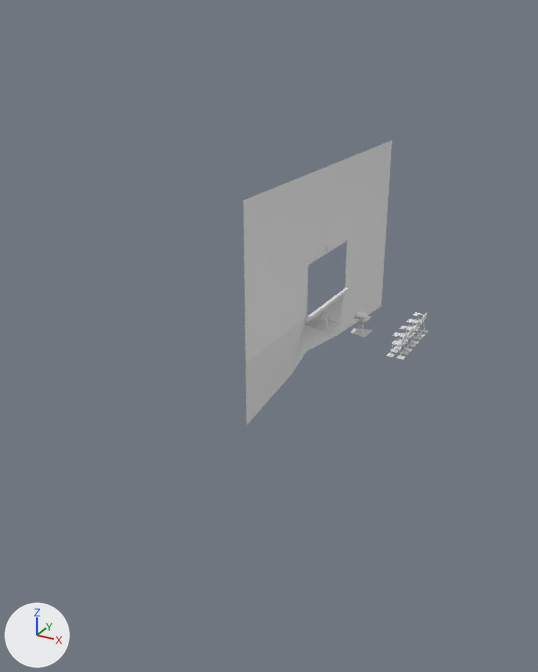
Two versions of the glTF model static/models/LearnAndDev.gltf, one commit apart.
Camera for both pictures: a camera (50 mm lens) standing at (4774.0, -10659.0, 4906.0) and looking at (-498.0, -1073.0, 113.0). Every picture has the same lights, and +X, +Y and +Z are marked at lower left. The first picture is the older version. Vertices at exactly the same position are counted once.

The first picture shows 'LearnAndDev'.
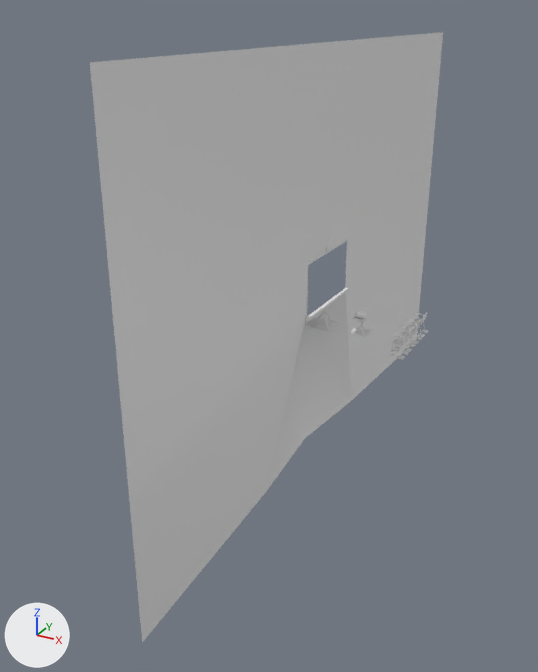
Changed parts and their boxes [x1, y1, x2, y2] in the pictures (538 x 672 px; the box of a moved part takes in the faces that stretch with it):
```json
{"object": "LearnAndDev", "change": "reshaped", "before": [243, 140, 428, 424], "after": [90, 32, 443, 642]}
{"part": 1, "of": "me_learnanddev", "change": "moved or reshaped", "before": [243, 140, 392, 424], "after": [90, 32, 443, 642]}
```

Scene script edits in JSON lines:
```json
{"block": "me_learnanddev", "where": "# used by ob_learnanddev; location = (0.0, 0.0, 0.0)"}
{"op": "remove", "block": "me_learnanddev", "code": "me_learnanddev.from_pydata(...)  # 6219 vertices, 11424 faces; spans x -432.0..1603.0, y -2672.0..2672.0, z -566.0..2699.0"}
{"op": "add", "block": "me_learnanddev", "code": "me_learnanddev.from_pydata(...)  # 6219 vertices, 11424 faces; spans x -432.0..1603.0, y -5284.0..5284.0, z -2339.0..4471.0"}
{"block": "me_learnanddev", "change": "me_learnanddev part 1"}
{"op": "set", "path": "me_learnanddev.vertices[1372].co", "old": "(14.0, 2672.0, 2699.0)", "new": "(14.0, 5284.0, 4471.0)", "note": "pixel (392, 140) -> pixel (443, 32)"}
{"op": "set", "path": "me_learnanddev.vertices[1373].co", "old": "(14.0, 8.0, 2699.0)", "new": "(14.0, 15.0, 4471.0)", "note": "pixel (331, 164) -> pixel (336, 41)"}
{"op": "set", "path": "me_learnanddev.vertices[1376].co", "old": "(14.0, 2672.0, 432.0)", "new": "(14.0, 5284.0, -256.0)", "note": "pixel (384, 258) -> pixel (423, 256)"}
{"op": "set", "path": "me_learnanddev.vertices[1377].co", "old": "(-169.0, -900.0, -566.0)", "new": "(-169.0, -1781.0, -2339.0)", "note": "pixel (291, 374) -> pixel (265, 492)"}
{"op": "set", "path": "me_learnanddev.vertices[1378].co", "old": "(-169.0, 900.0, -566.0)", "new": "(-169.0, 1781.0, -2339.0)", "note": "pixel (336, 335) -> pixel (351, 400)"}
{"op": "set", "path": "me_learnanddev.vertices[1379].co", "old": "(14.0, 2672.0, -566.0)", "new": "(14.0, 5284.0, -2339.0)", "note": "pixel (381, 306) -> pixel (416, 340)"}
{"op": "set", "path": "me_learnanddev.vertices[1382].co", "old": "(-349.0, 6.0, -566.0)", "new": "(-349.0, 11.0, -2339.0)", "note": "pixel (306, 351) -> pixel (304, 438)"}
{"op": "set", "path": "me_learnanddev.vertices[1383].co", "old": "(14.0, -2672.0, 2699.0)", "new": "(14.0, -5284.0, 4471.0)", "note": "pixel (243, 200) -> pixel (89, 62)"}
{"op": "set", "path": "me_learnanddev.vertices[1393].co", "old": "(14.0, -2672.0, 432.0)", "new": "(14.0, -5284.0, -256.0)", "note": "pixel (245, 362) -> pixel (129, 504)"}
{"op": "set", "path": "me_learnanddev.vertices[1394].co", "old": "(14.0, -2672.0, -566.0)", "new": "(14.0, -5284.0, -2339.0)", "note": "pixel (246, 425) -> pixel (142, 642)"}
```
